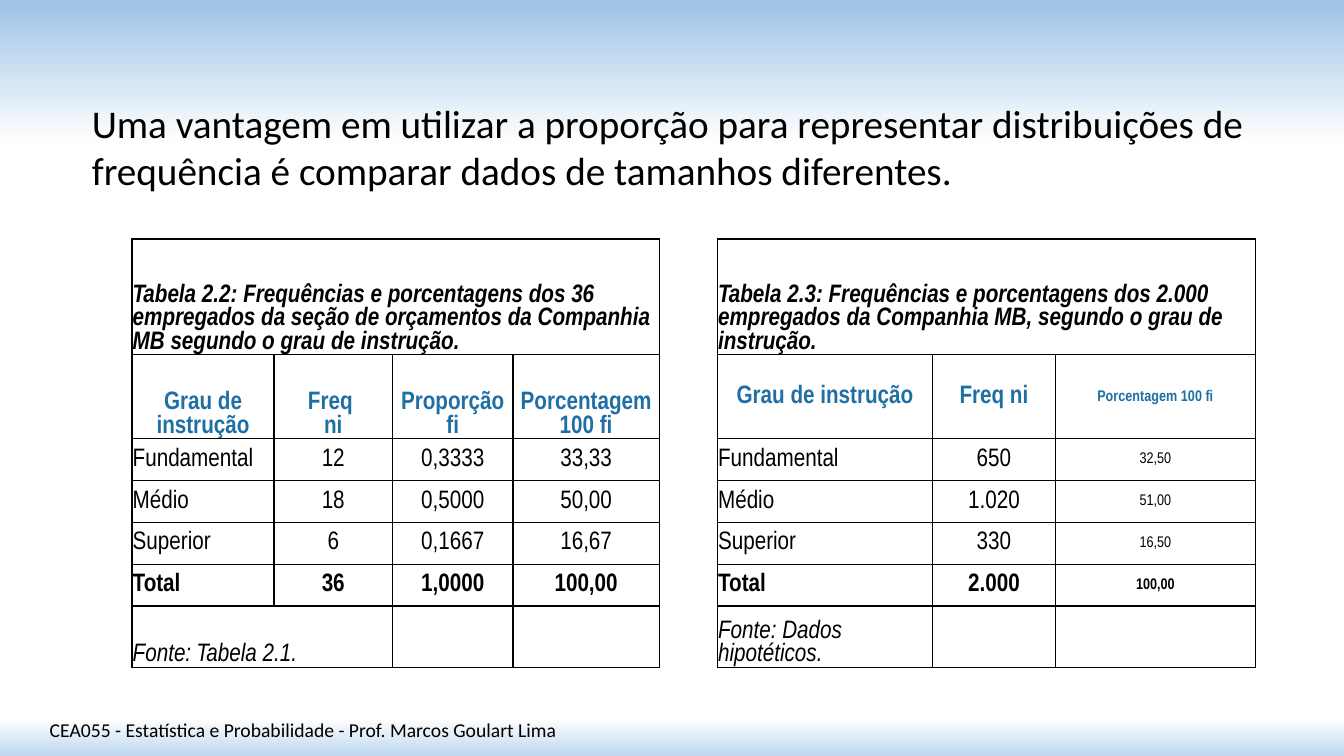
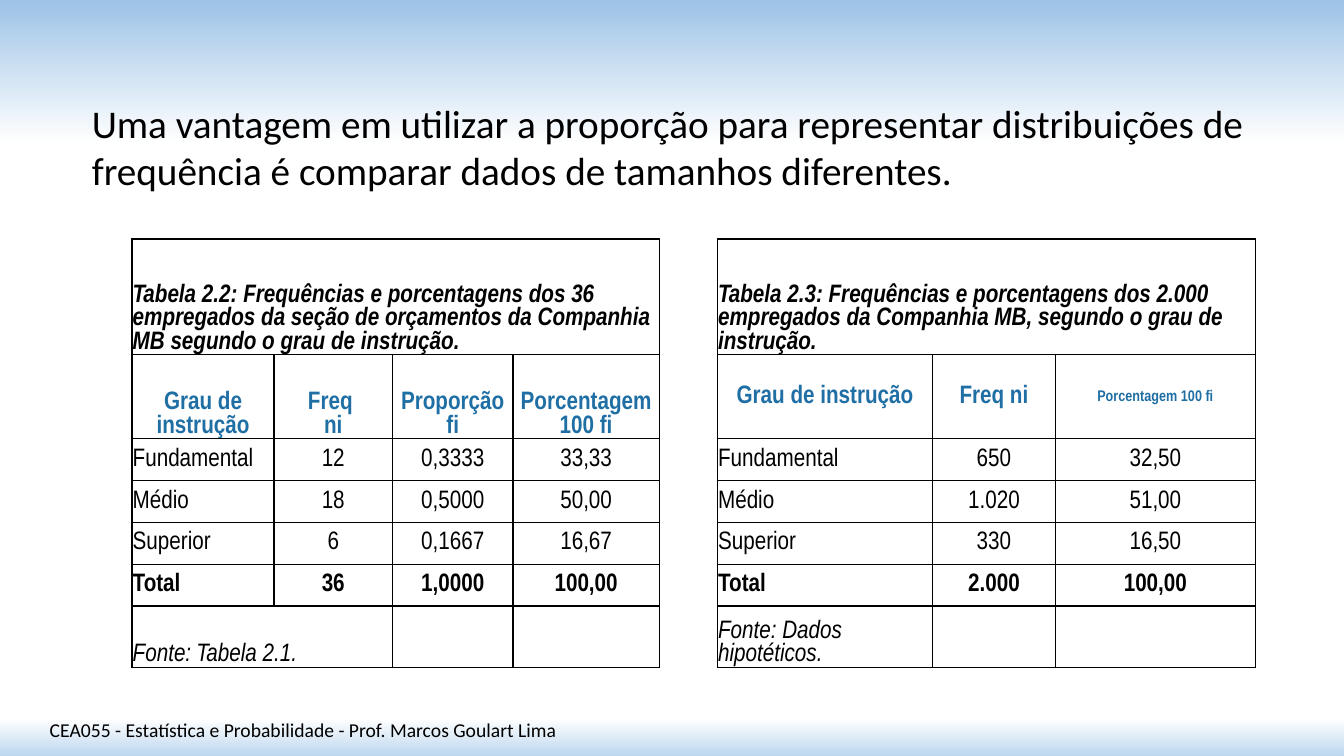
Before and after one commit to matmarcos/minhas-aulas, a slide deck: slide 10 of content/2026-2/cea055-estatistica-probabilidade/01-estatistica-descritiva-i/Aula_01_Estatistica_Descritiva_I.pptx. Drawn at 1344x756 pixels with LibreOffice and Linux fonts; fonts in the diff are those of the drawing. Boxes give left, top, right and bottom in pixels: in the first picture for what was removed or moved away, otherwise in the second. Text is boxed around its words. In the diff, an @@ line names an element or a change of style, - is before the commit and + after.

```diff
--- a/content/2026-2/cea055-estatistica-probabilidade/01-estatistica-descritiva-i/Aula_01_Estatistica_Descritiva_I.pptx
+++ b/content/2026-2/cea055-estatistica-probabilidade/01-estatistica-descritiva-i/Aula_01_Estatistica_Descritiva_I.pptx
@@ table at [132,239,1257,672] @@
@@ size 11 to 18 pt in "32,50", "51,00", "16,50", "100,00" @@
```
Also in this commit, not shown: 2 other slides changed, 1 slide added, 19 other files.
